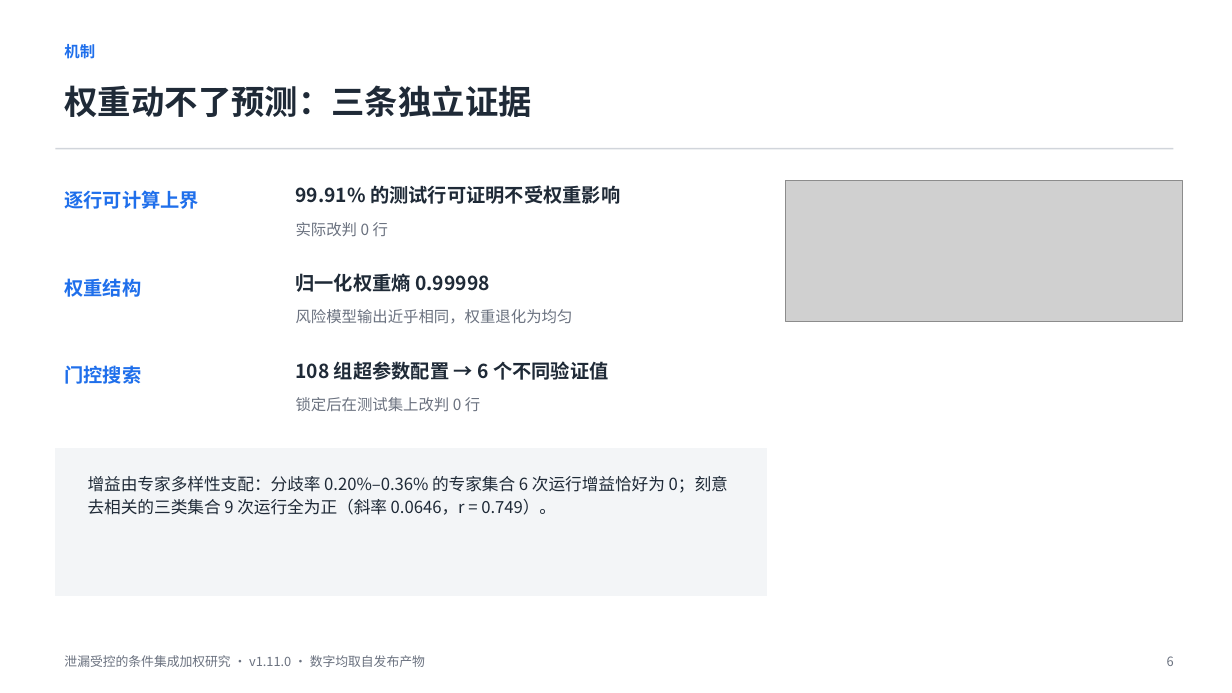
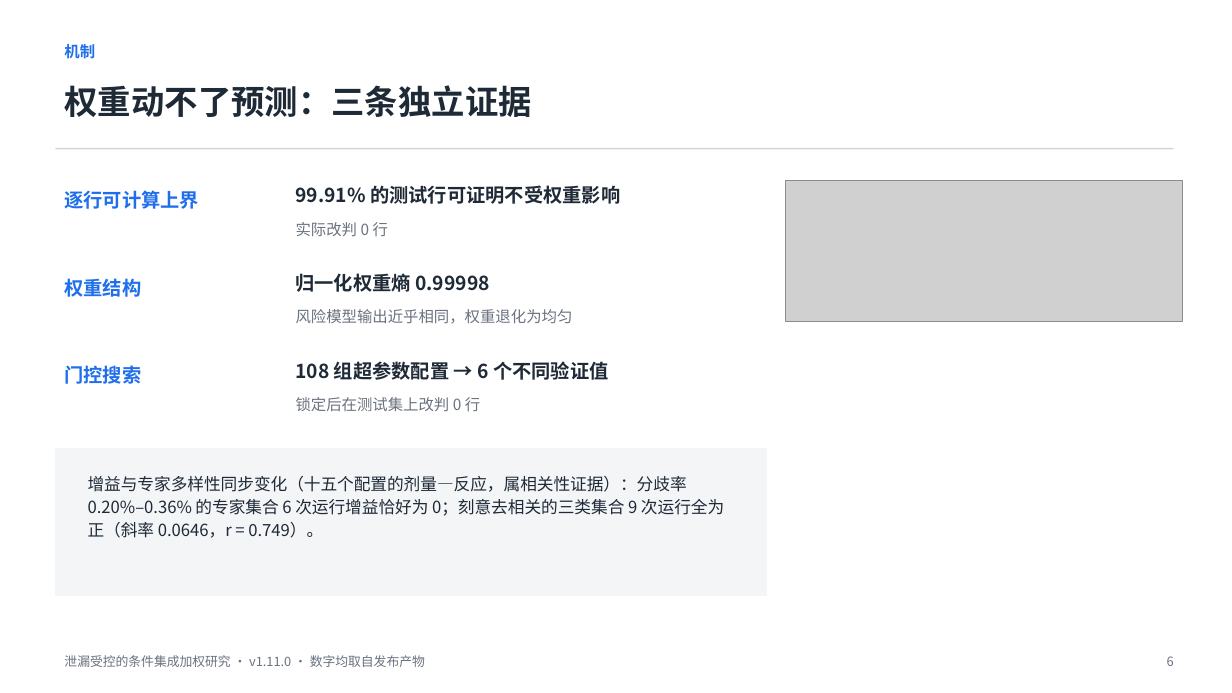
Before and after one commit to linran-muxue/leakage-controlled-nids-study, a slide deck: slide 6 of 重构版论文_v4_20260915/汇报用_论文介绍.pptx. Drawn at 1232x693 pixels with LibreOffice and Linux fonts; fonts in the diff are those of the drawing; grey boxes stand for pictures. Boxes give left, top, right and bottom in pixels: in the first picture for what was removed or moved away, otherwise in the second. Text is boxed around its words. In the diff, an @@ line names an element or a change of style, - is before the commit and + after.

```diff
--- a/重构版论文_v4_20260915/汇报用_论文介绍.pptx
+++ b/重构版论文_v4_20260915/汇报用_论文介绍.pptx
@@ text at [88, 476, 724, 538]: text changed @@
-增益由专家多样性支配：分歧率 0.20%–0.36% 的专家集合 6 次运行增益恰好为 0；刻意去相关的三类集合 9 次运行全为正（斜率 0.0646，r = 0.749）。
+增益与专家多样性同步变化（十五个配置的剂量—反应，属相关性证据）：分歧率 0.20%–0.36% 的专家集合 6 次运行增益恰好为 0；刻意去相关的三类集合 9 次运行全为正（斜率 0.0646，r = 0.749）。
```
Also in this commit, not shown: 2 other slides changed, 28 other files.
